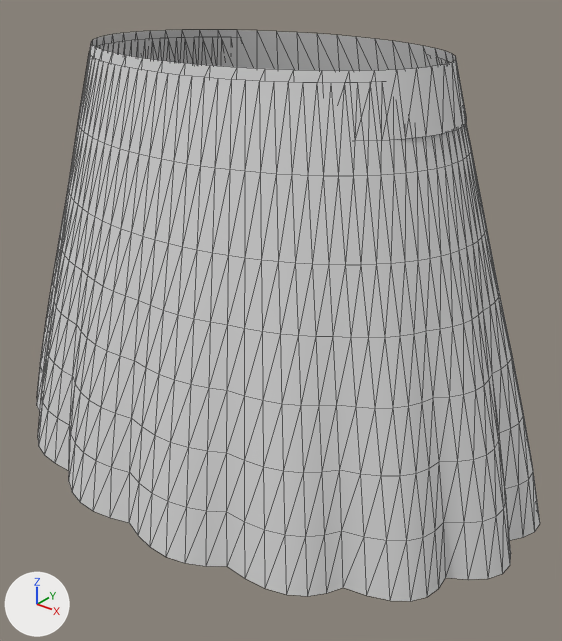
Renders of the glTF model models/avatar/Bottom/BaseWoman_Bottom_PleatedSkirt.glb from each side of a commit.
Rendered twice from a 50 mm lens placed at (0.295, -0.351, 0.737), pointed at (0.019, -0.006, 0.523). The axes (+X, +Y, +Z) are drawn at lower left. The lights are the same throughout. The picture after the commit comes second. Mesh edges are drawn as thin lines. Where no turn or scale is listed for an object, it has been applied to the vertices. Vertices at exactly the same position are counted once.

In view in the first picture: 'Bottom_PleatedSkirt_Skirt', 'Bottom_PleatedSkirt_Waistband'.
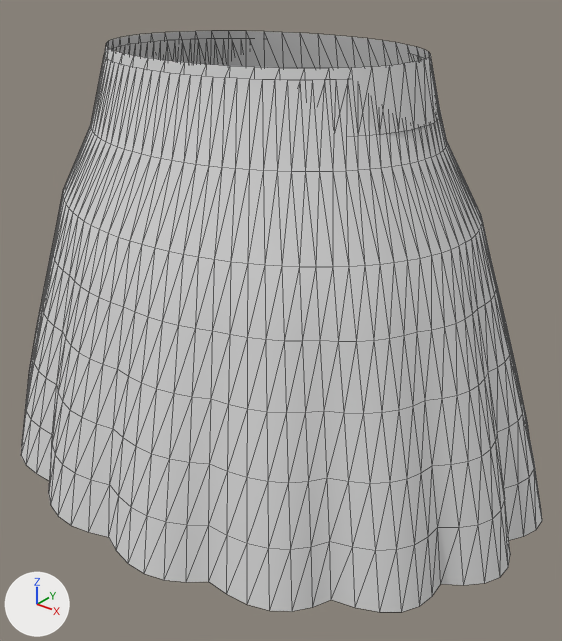
Patch to the scene script:
```diff
--- a/models/avatar/Bottom/BaseWoman_Bottom_PleatedSkirt.glb.py
+++ b/models/avatar/Bottom/BaseWoman_Bottom_PleatedSkirt.glb.py
@@ me_bottom_pleatedskirt_skirt @@
 # used by ob_bottom_pleatedskirt_skirt; location = (0.0, 0.0, 0.0)
-me_bottom_pleatedskirt_skirt.from_pydata(...)  # 768 vertices, 1344 faces; spans x -0.189..0.189, y -0.131..0.131, z 0.43..0.68
+me_bottom_pleatedskirt_skirt.from_pydata(...)  # 768 vertices, 1344 faces; spans x -0.189..0.189, y -0.147..0.147, z 0.43..0.68
+# me_bottom_pleatedskirt_skirt part 1: 764 of 768 vertices moved; they spanned x -0.189..0.189, y -0.131..0.131, z 0.43..0.68 and now span x -0.189..0.189, y -0.147..0.147, z 0.43..0.68; mean shift (0.0, 0.0, 0.0); largest move (0.025, 0.131, 0.43) -> (0.025, 0.147, 0.43)
 me_bottom_pleatedskirt_skirt.materials.append(mat_bottom_pleatedskirt)
@@ me_bottom_pleatedskirt_waistband @@
 # used by ob_bottom_pleatedskirt_waistband; location = (0.0, 0.0, 0.0)
-me_bottom_pleatedskirt_waistband.from_pydata(...)  # 96 vertices, 96 faces; spans x -0.123..0.123, y -0.08..0.08, z 0.655..0.685
+me_bottom_pleatedskirt_waistband.from_pydata(...)  # 96 vertices, 96 faces; spans x -0.107..0.107, y -0.079..0.079, z 0.655..0.685
+# me_bottom_pleatedskirt_waistband part 2: the whole mesh is scaled about its middle by (0.87, 0.979, 1)
 me_bottom_pleatedskirt_waistband.materials.append(mat_bottom_pleatedskirt)
```

Boxes (x1, y1, x2, y2) around the edits, measured in the pictures (562 x 641 px):
'Bottom_PleatedSkirt_Skirt', reshaped: before (37, 38, 540, 601); after (21, 39, 542, 612)
'Bottom_PleatedSkirt_Waistband', rescaled (11% narrower, 6% shorter): before (90, 30, 467, 140); after (104, 31, 441, 134)
